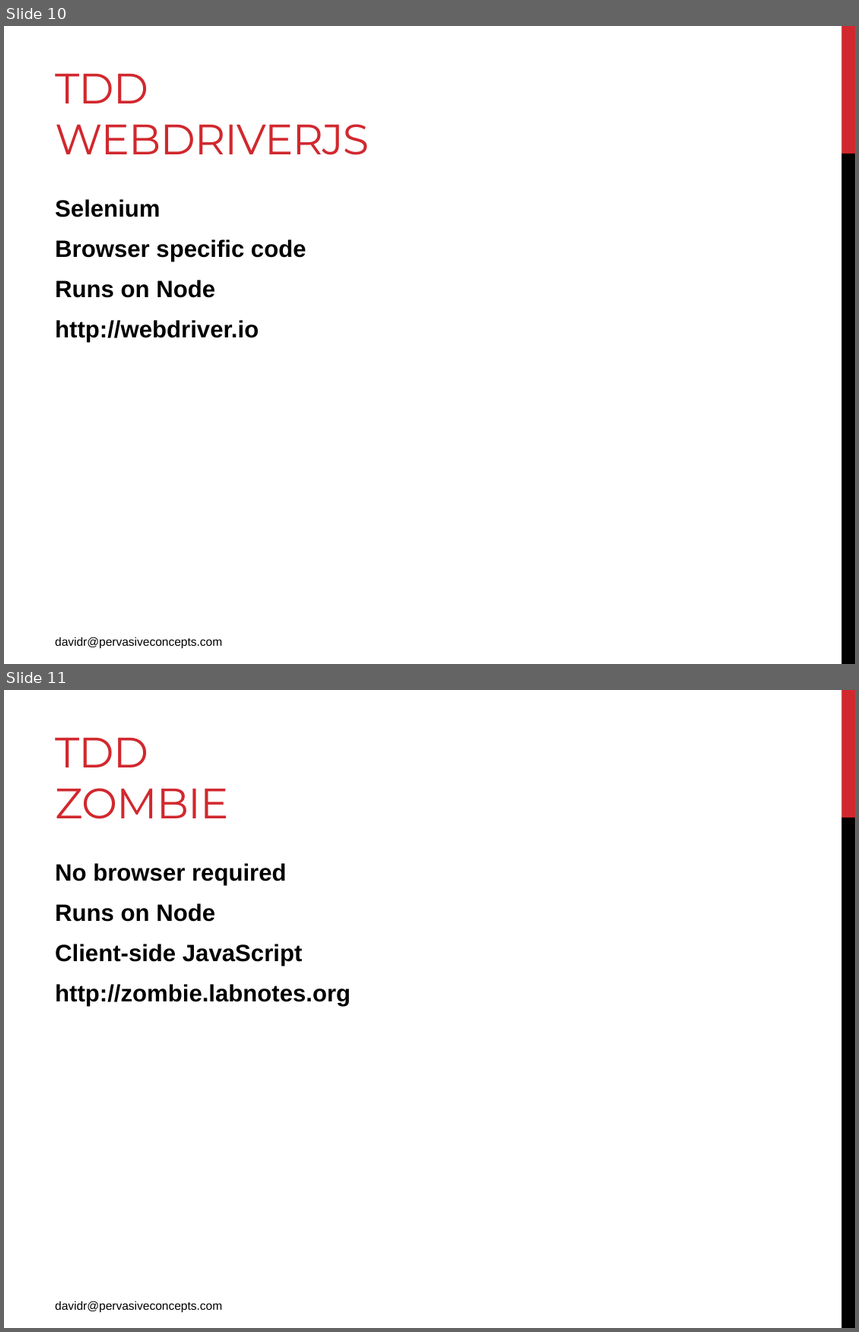
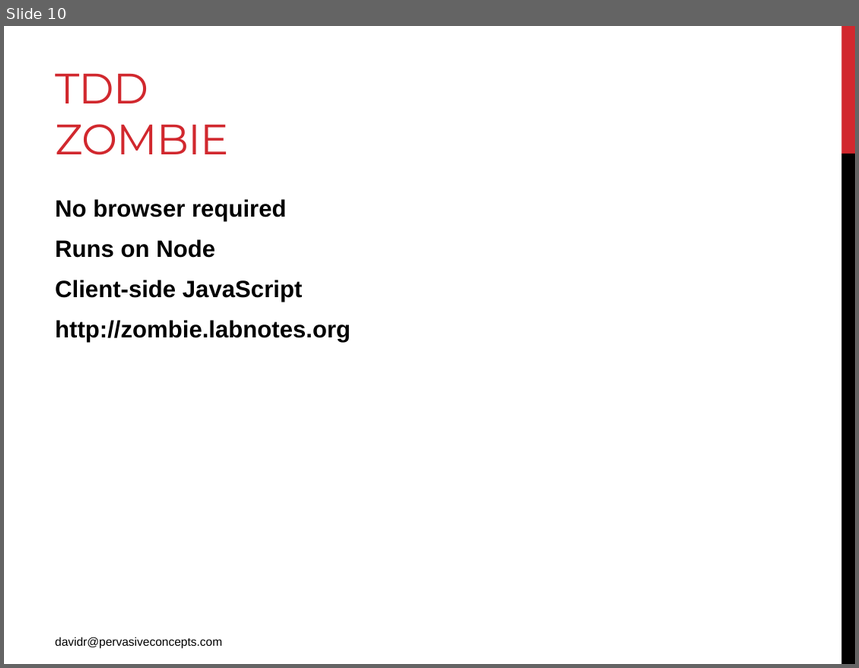
Before and after one commit to pcdwr/ClubAJAXBDD, a slide deck: Presentation/Presentation.pptx. Shown one above the other, each under a label of ours: slides 10 and 11 before the commit, slide 10 after it. The pictures are 859x1332 and 859x668 pixels, drawn with LibreOffice and Linux fonts; fonts in the diff are those of the drawing. Boxes give left, top, right and bottom in pixels: in the first picture for what was removed or moved away, otherwise in the second. Text is boxed around its words. In the diff, an @@ line names an element or a change of style, - is before the commit and + after.

```diff
--- a/Presentation/Presentation.pptx
+++ b/Presentation/Presentation.pptx
@@ slide 10 removed at [4, 26, 855, 664], background #FFFFFF; not listed: 2 template elements that a slide beside it also shows @@
@@ title removed at [55, 73, 369, 155] @@
-TDD
-WEBDRIVERJS
@@ text removed at [55, 199, 306, 342] @@
-Selenium
-Browser specific code
-Runs on Node
-http://webdriver.io
@@ text removed at [55, 637, 222, 648] @@
-davidr@pervasiveconcepts.com
@@ what was slide 11 is now slide 10 @@
```
Also in this commit, not shown: 2 slides changed, 2 slides added, 15 other files.
